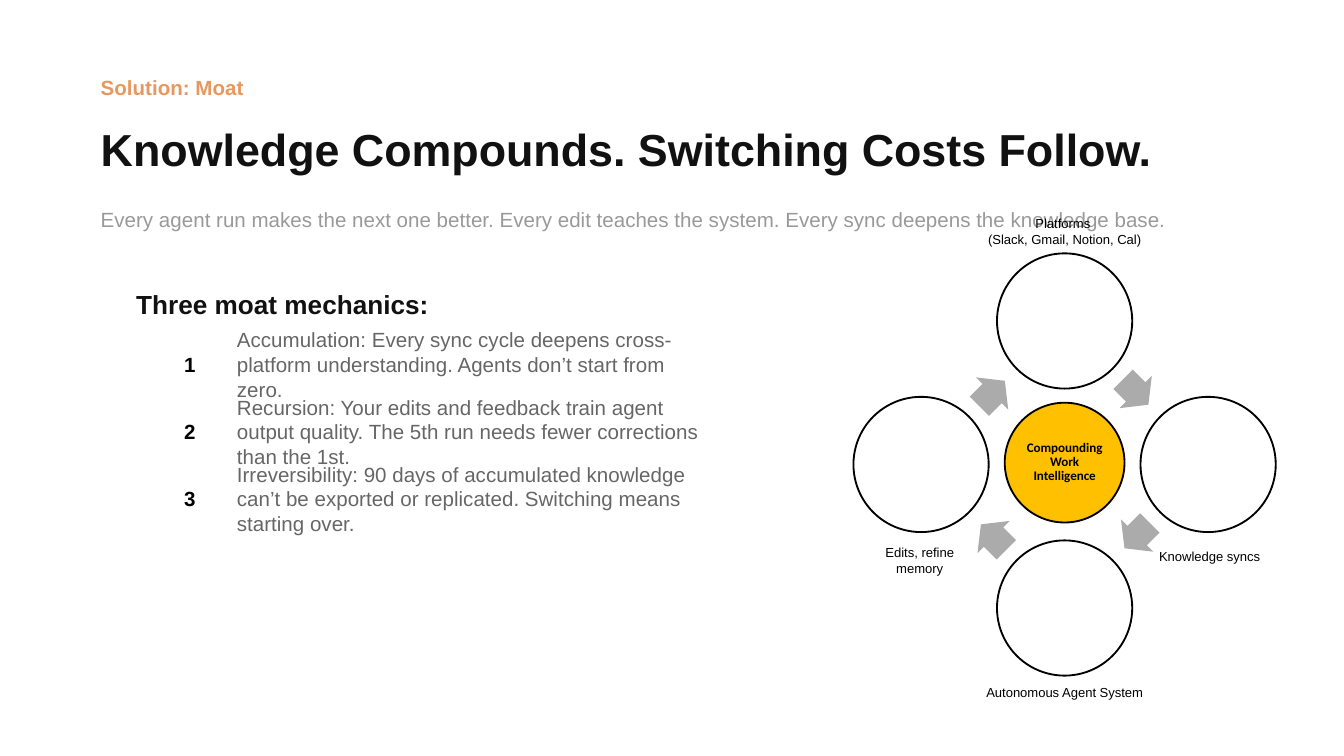
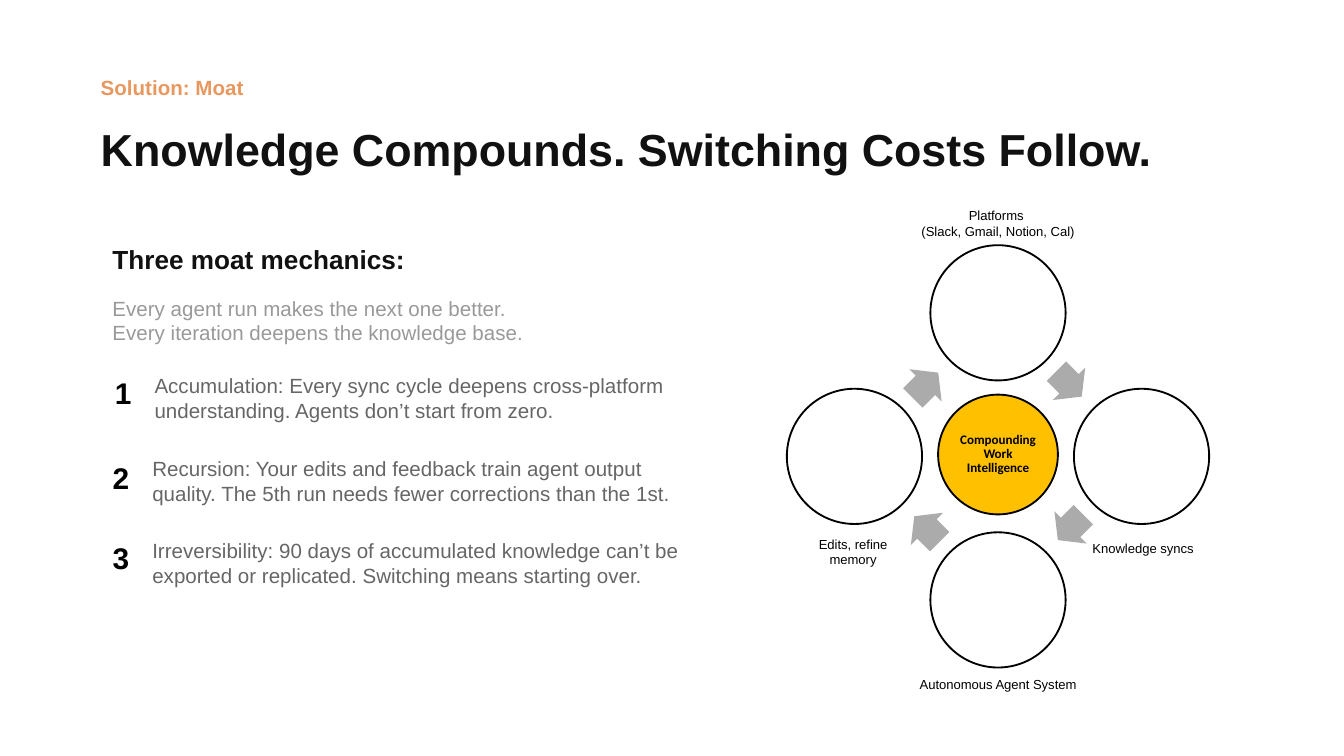
Before and after one commit to Kvkthecreator/yarnnnn, a slide deck: slide 10 of docs/working_docs/investors/IR Deck - yarnnn - March 2026 v2.pptx. Drawn at 1344x756 pixels with LibreOffice and Linux fonts; fonts in the diff are those of the drawing. Boxes give left, top, right and bottom in pixels: in the first picture for what was removed or moved away, otherwise in the second. Text is boxed around its words. In the diff, an @@ line names an element or a change of style, - is before the commit and + after.

```diff
--- a/docs/working_docs/investors/IR Deck - yarnnn - March 2026 v2.pptx
+++ b/docs/working_docs/investors/IR Deck - yarnnn - March 2026 v2.pptx
@@ text "Three moat mechanics:": place and size @@
-text "Three moat mechanics:" at (136,295,428,315)
+text "Three moat mechanics:" at (112,250,405,270)
@@ 5 texts, 5 ellipses, 3 right arrows: place and size @@
-5 texts, 5 ellipses, 3 right arrows at (853,218,1277,700)
+5 texts, 5 ellipses, 3 right arrows at (786,210,1210,692)
@@ text at (112,301,522,344): text changed @@
-Every agent run makes the next one better. Every edit teaches the system. Every sync deepens the knowledge base.
+Every agent run makes the next one better.
+Every iteration deepens the knowledge base.
@@ right arrow: place and size @@
-right arrow at (964,365,1022,423)
+right arrow at (896,357,954,415)
@@ text "1": place and size @@
-text "1" at (184,358,195,372)
+text "1" at (115,383,132,404)
@@ text "Accumulation: Every sync cycle deepens ..." rewrapped from (237,332,671,376) to (155,378,663,422) @@
@@ text "2": place and size @@
-text "2" at (184,424,195,439)
+text "2" at (113,468,130,489)
@@ text "Recursion: Your edits and feedback ..." rewrapped from (237,400,698,469) to (152,461,669,506) @@
@@ size 11 to 16 pt in 3 elements at (115,383,132,404), (113,468,130,489), (113,548,130,570) @@
@@ text "3": place and size @@
-text "3" at (184,491,195,507)
+text "3" at (113,548,130,570)
@@ text "Irreversibility: 90 days of accumulated ..." rewrapped from (237,467,685,535) to (152,543,678,588) @@
```
Also in this commit, not shown: 4 other slides changed, 1 slide added, 1 slide removed, 3 other files.
